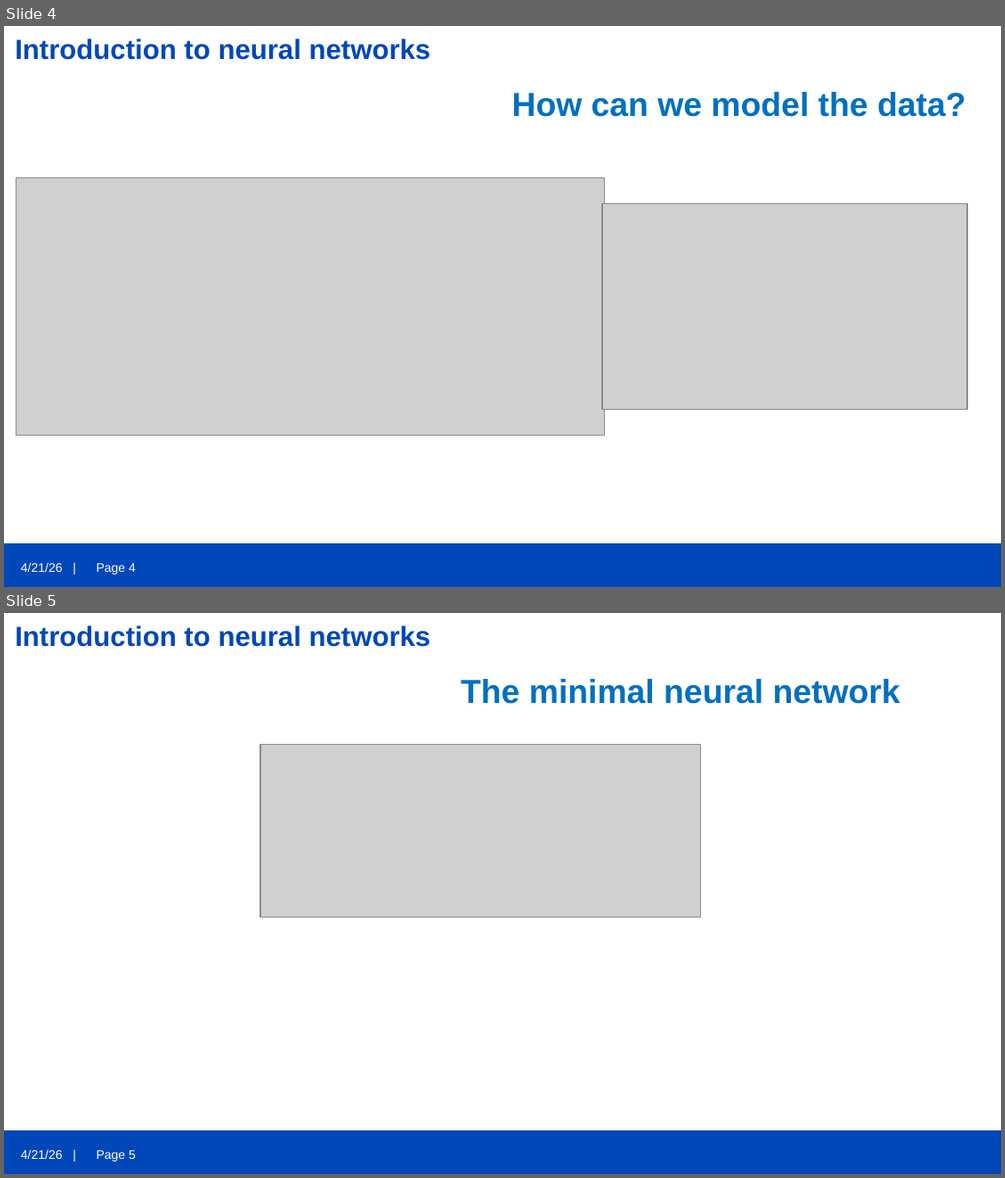
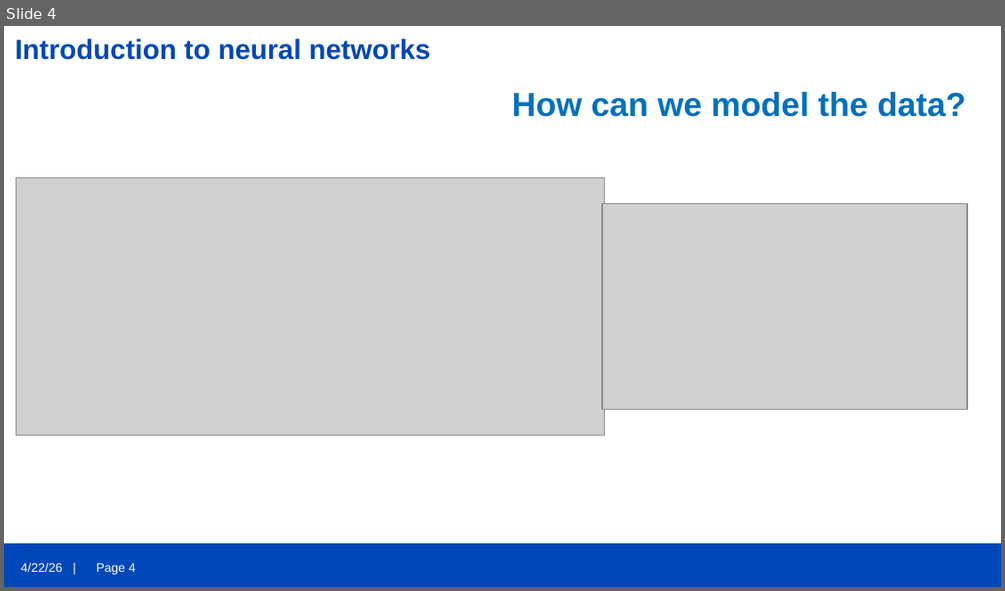
Before and after one commit to OscarGVelasco/DKFZ_bio_2026, a slide deck: Introduction_Neural_nets_Oscar_20April2026.pptx. Shown one above the other, each under a label of ours: slides 4 and 5 before the commit, slide 4 after it. The pictures are 1005x1178 and 1005x591 pixels, drawn with LibreOffice and Linux fonts; fonts in the diff are those of the drawing; grey boxes stand for pictures; background and template pictures are left out. Boxes give left, top, right and bottom in pixels: in the first picture for what was removed or moved away, otherwise in the second. Text is boxed around its words. In the diff, an @@ line names an element or a change of style, - is before the commit and + after.

```diff
--- a/Introduction_Neural_nets_Oscar_20April2026.pptx
+++ b/Introduction_Neural_nets_Oscar_20April2026.pptx
@@ slide 5 removed at (4,613,1001,1174), background #BFD1ED; not listed: 7 template elements that a slide beside it also shows @@
@@ text removed at (15,625,431,647) @@
-Introduction to neural networks
@@ text removed at (273,649,364,681) @@
-Agenda
@@ text removed at (461,679,900,704) @@
-The minimal neural network
@@ picture removed at (260,745,701,917) @@
@@ slide 4 changed as well @@
@@ text at (21,563,63,572): text changed @@
-4/21/26 |
+4/22/26 |
```
Also in this commit, not shown: 33 other slides changed.
